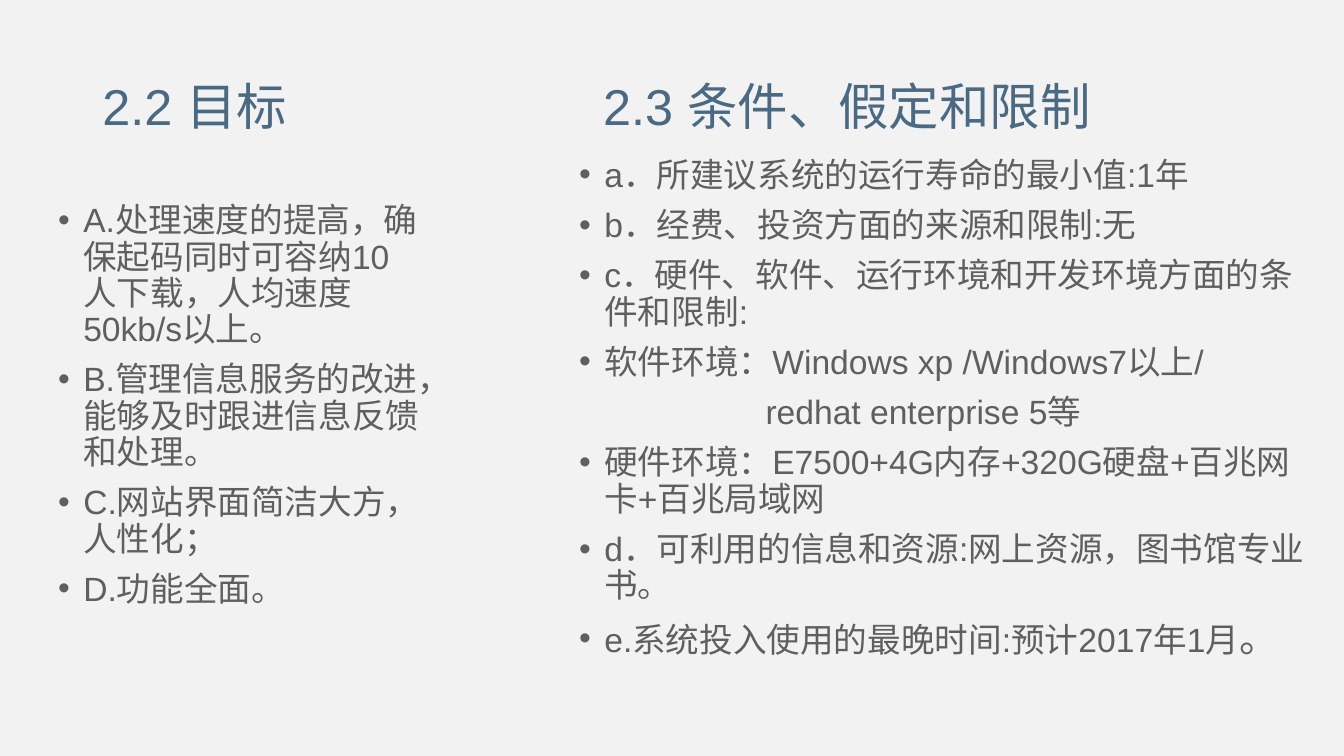
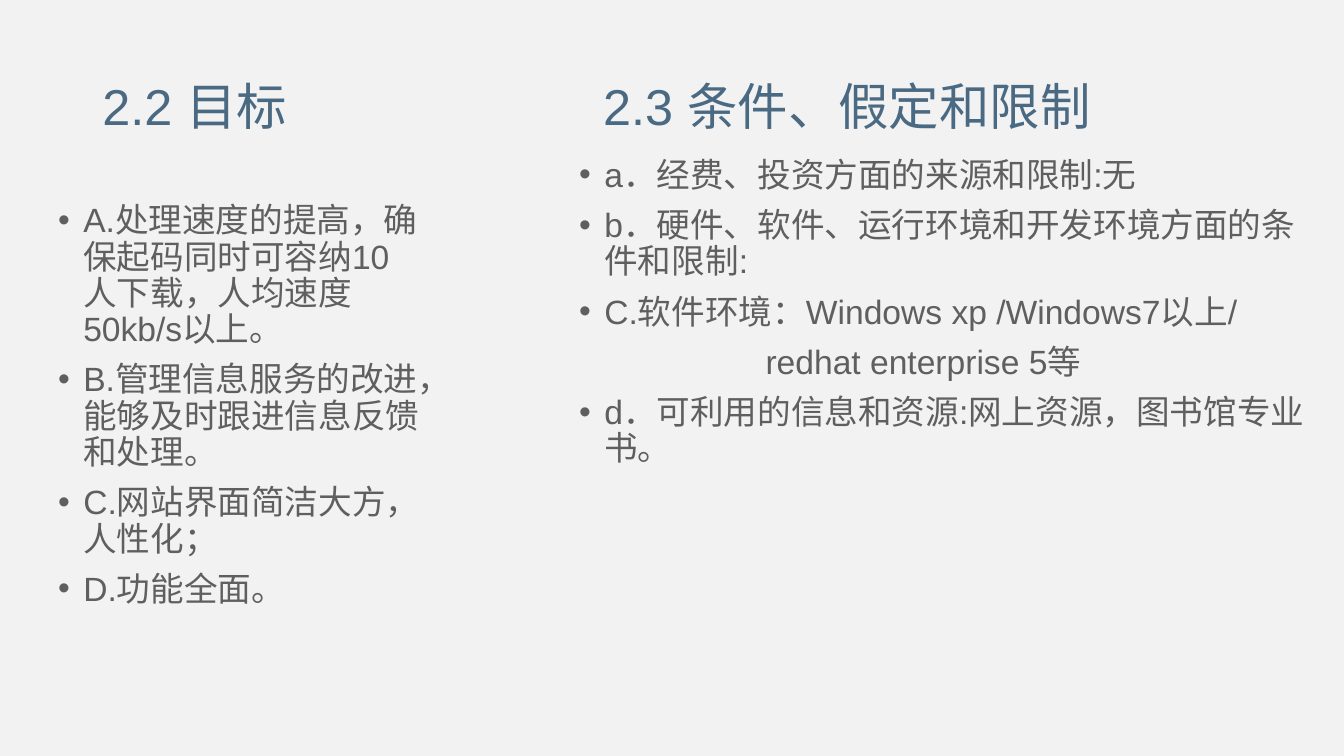
Before and after one commit to WangJiaNan1/G05, a slide deck: slide 9 of G05_1/非受控文档/可行性研究报告/G05_可行性研究报告PPT.pptx. Drawn at 1344x756 pixels with LibreOffice and Linux fonts; fonts in the diff are those of the drawing. Boxes give left, top, right and bottom in pixels: in the first picture for what was removed or moved away, otherwise in the second. Text is boxed around its words. In the diff, an @@ line names an element or a change of style, - is before the commit and + after.

```diff
--- a/G05_1/非受控文档/可行性研究报告/G05_可行性研究报告PPT.pptx
+++ b/G05_1/非受控文档/可行性研究报告/G05_可行性研究报告PPT.pptx
@@ text at [604, 160, 1295, 331]: text changed @@
-• a．所建议系统的运行寿命的最小值:1年
-• b．经费、投资方面的来源和限制:无
-• c．硬件、软件、运行环境和开发环境方面的条件和限制:
-• 软件环境：Windows xp /Windows7以上/
+• a．经费、投资方面的来源和限制:无
+• b．硬件、软件、运行环境和开发环境方面的条件和限制:
+• C.软件环境：Windows xp /Windows7以上/
@@ text at [604, 445, 1290, 514]: paragraph removed @@
-• 硬件环境：E7500+4G内存+320G硬盘+百兆网卡+百兆局域网
@@ text at [604, 625, 1278, 655]: paragraph removed @@
-• e.系统投入使用的最晚时间:预计2017年1月。
```
Also in this commit, not shown: 2 other slides changed, 1 slide removed, 5 other files.
